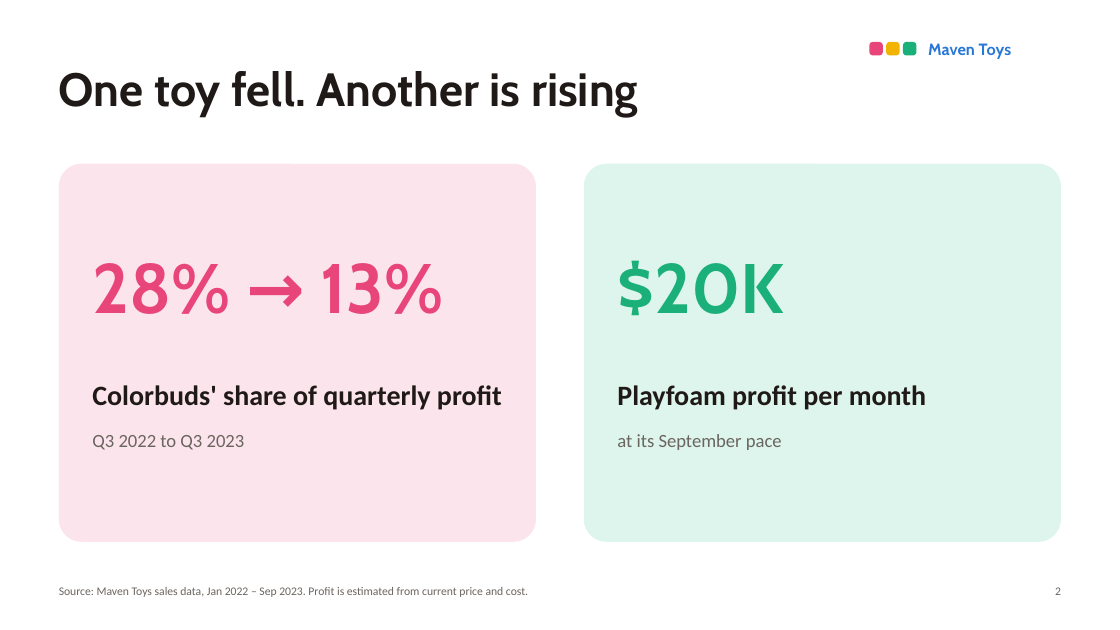
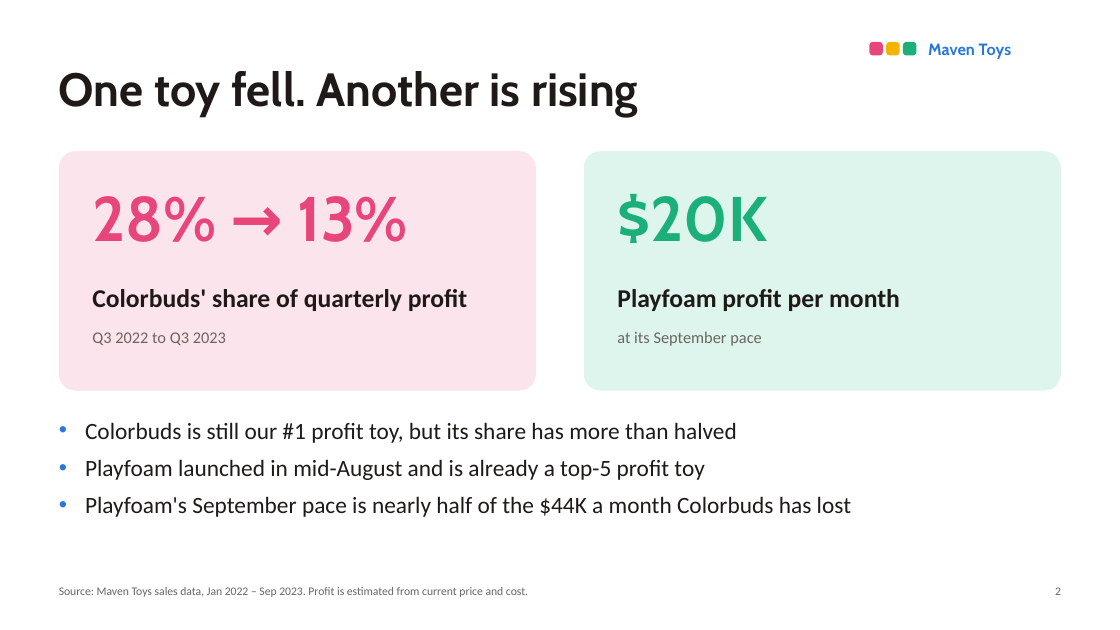
Before and after one commit to surajko9000/maven-toys-ai-analytics, a slide deck: slide 2 of site/deck/Colorbuds_to_Playfoam.pptx. Drawn at 1120x630 pixels with LibreOffice and Linux fonts; fonts in the diff are those of the drawing. Boxes give left, top, right and bottom in pixels: in the first picture for what was removed or moved away, otherwise in the second. Text is boxed around its words. In the diff, an @@ line names an element or a change of style, - is before the commit and + after.

```diff
--- a/site/deck/Colorbuds_to_Playfoam.pptx
+++ b/site/deck/Colorbuds_to_Playfoam.pptx
@@ rounded rectangle at box(59, 151, 536, 391): proportions changed @@
@@ rounded rectangle: place and size @@
-rounded rectangle at box(59, 164, 536, 542)
+rounded rectangle at box(59, 151, 536, 391)
@@ text "28% → 13%": place and size @@
-text "28% → 13%" at box(92, 263, 444, 314)
+text "28% → 13%" at box(92, 196, 408, 242)
@@ text "28% → 13%" at box(92, 196, 408, 242): size 60 to 54 pt @@
@@ rounded rectangle: place and size @@
-rounded rectangle at box(584, 164, 1061, 542)
+rounded rectangle at box(584, 151, 1061, 391)
@@ rounded rectangle at box(584, 151, 1061, 391): proportions changed @@
@@ text "$20K" at box(617, 194, 767, 243): size 60 to 54 pt @@
@@ text "$20K": place and size @@
-text "$20K" at box(617, 260, 784, 316)
+text "$20K" at box(617, 194, 767, 243)
@@ text "Colorbuds' share of quarterly profit": place and size @@
-text "Colorbuds' share of quarterly profit" at box(92, 385, 502, 410)
+text "Colorbuds' share of quarterly profit" at box(92, 289, 467, 311)
@@ text "Colorbuds' share of quarterly profit" at box(92, 289, 467, 311): size 24 to 22 pt @@
@@ text "Playfoam profit per month" at box(617, 289, 900, 311): size 24 to 22 pt @@
@@ text "Playfoam profit per month": place and size @@
-text "Playfoam profit per month" at box(617, 385, 926, 410)
+text "Playfoam profit per month" at box(617, 289, 900, 311)
@@ text "Q3 2022 to Q3 2023": place and size @@
-text "Q3 2022 to Q3 2023" at box(92, 435, 245, 450)
+text "Q3 2022 to Q3 2023" at box(92, 332, 226, 345)
@@ text "Q3 2022 to Q3 2023" at box(92, 332, 226, 345): size 16 to 14 pt @@
@@ text "at its September pace" at box(617, 331, 761, 346): size 16 to 14 pt @@
@@ text "at its September pace": place and size @@
-text "at its September pace" at box(617, 434, 782, 450)
+text "at its September pace" at box(617, 331, 761, 346)
@@ text added at box(85, 422, 851, 517), 20 pt, text #1F1A17 @@
+• Colorbuds is still our #1 profit toy, but its share has more than halved
+• Playfoam launched in mid-August and is already a top-5 profit toy
+• Playfoam's September pace is nearly half of the $44K a month Colorbuds has lost
```
Also in this commit, not shown: 4 other slides changed, 6 other files.
